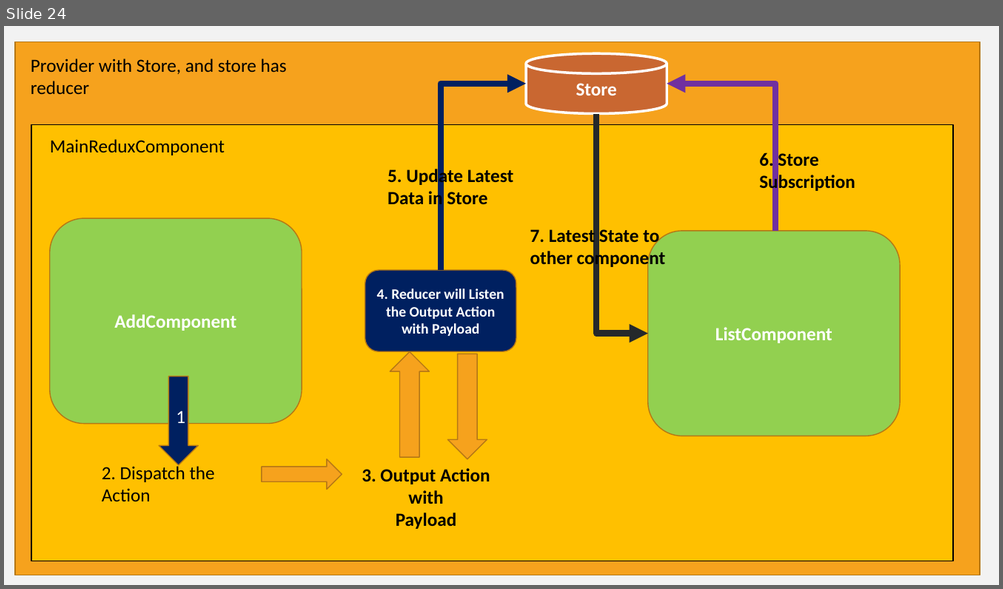
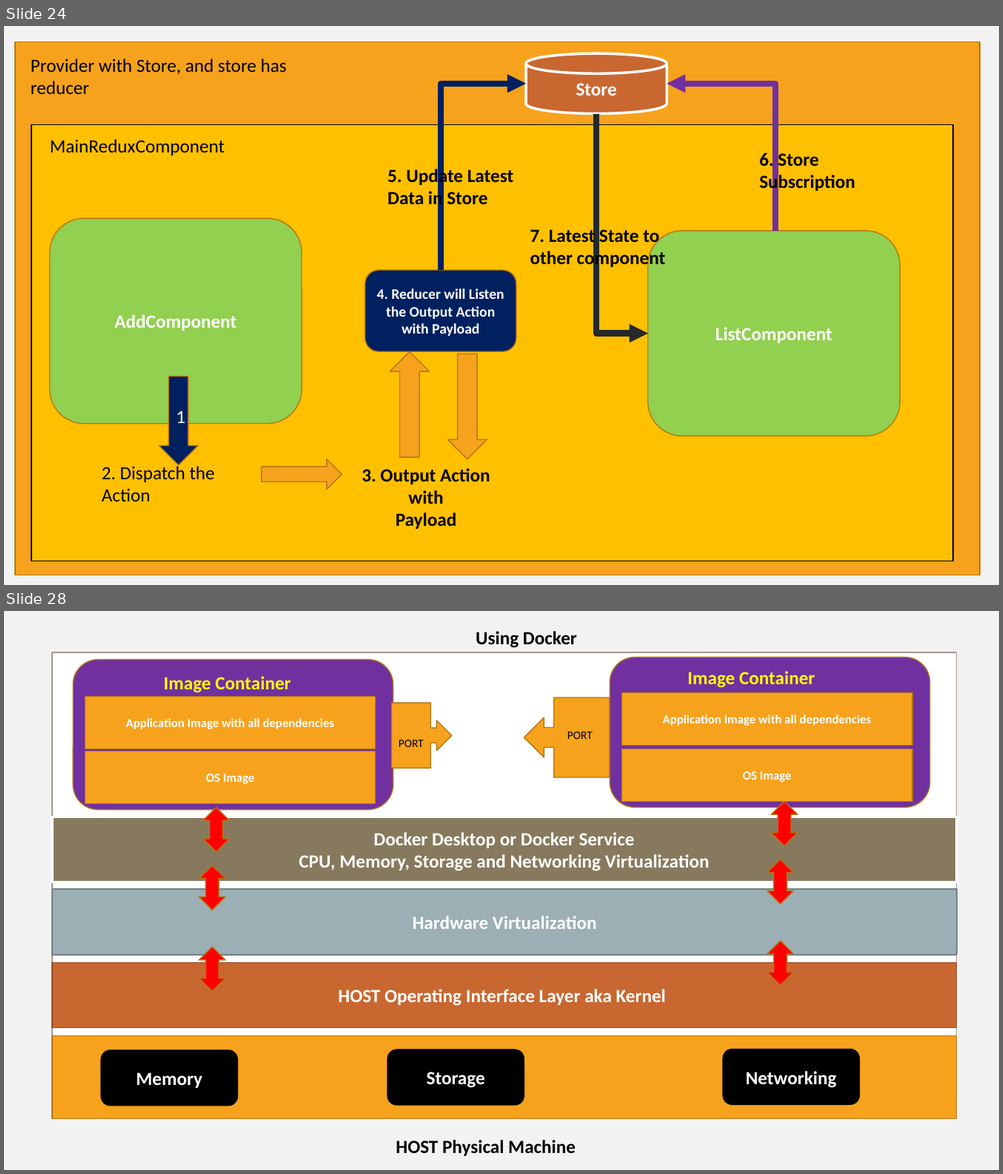
Before and after one commit to Vanshika3003/blaz_march_22, a slide deck: training_images.pptx. Shown one above the other, each under a label of ours: slide 24 before the commit, slides 24 and 28 after it; the slides between them are not shown. The pictures are 1003x589 and 1003x1174 pixels, drawn with LibreOffice and Linux fonts; fonts in the diff are those of the drawing. Boxes give left, top, right and bottom in pixels: in the first picture for what was removed or moved away, otherwise in the second. Text is boxed around its words. In the diff, an @@ line names an element or a change of style, - is before the commit and + after.

```diff
--- a/training_images.pptx
+++ b/training_images.pptx
@@ slide 28 added at box(4, 611, 999, 1170), background #F2F2F2 @@
@@ text added at box(475, 631, 577, 648), 18 pt, text #000000, bold @@
+Using Docker
@@ rectangle added at box(53, 652, 957, 1119), fill #FFFFFF, outline #A0988C 1 pt @@
@@ rounded rectangle added at box(73, 660, 392, 809), fill #7030A0, outline #B67815 1 pt @@
@@ text added at box(164, 676, 290, 693), 18 pt, text #FFFF00, bold @@
+Image Container
@@ rounded rectangle added at box(610, 658, 930, 807), fill #7030A0, outline #B67815 1 pt @@
@@ text added at box(687, 671, 814, 688), 18 pt, text #FFFF00, bold @@
+Image Container
@@ rectangle added at box(85, 697, 375, 749), fill #F6A21D, outline #B67815 1 pt, 12 pt, text #FFFFFF, bold @@
+Application Image with all dependencies
@@ right arrow callout added at box(524, 698, 610, 777), fill #F6A21D, outline #B67815 1 pt @@
@@ rectangle added at box(622, 693, 912, 745), fill #F6A21D, outline #B67815 1 pt, 12 pt, text #FFFFFF, bold @@
+Application Image with all dependencies
@@ right arrow callout added at box(391, 703, 452, 769), fill #F6A21D, outline #B67815 1 pt @@
@@ text added at box(398, 740, 424, 747), 11 pt, text #000000 @@
+PORT
@@ text added at box(567, 732, 592, 739), 11 pt, text #000000 @@
+PORT
@@ rectangle added at box(85, 752, 375, 803), fill #F6A21D, outline #B67815 1 pt, 12 pt, text #FFFFFF, bold @@
+OS Image
@@ rectangle added at box(622, 749, 912, 801), fill #F6A21D, outline #B67815 1 pt, 12 pt, text #FFFFFF, bold @@
+OS Image
@@ up down arrow added at box(203, 807, 229, 852), fill #FF0000, outline #B67815 1 pt @@
@@ up down arrow added at box(771, 801, 797, 846), fill #FF0000, outline #B67815 1 pt @@
@@ rectangle added at box(53, 817, 957, 883), fill #87795D, outline #FFFFFF 2.5 pt, 18 pt, text #FFFFFF, bold @@
+Docker Desktop or Docker Service
+CPU, Memory, Storage and Networking Virtualization
@@ up down arrow added at box(199, 866, 225, 910), fill #FF0000, outline #B67815 1 pt @@
@@ up down arrow added at box(767, 860, 794, 904), fill #FF0000, outline #B67815 1 pt @@
@@ rectangle added at box(53, 890, 957, 956), fill #9BAFB5, outline #738186 1 pt, 18 pt, text #FFFFFF, bold @@
+Virtualization Software e.g. Hyper-V, VMWare, Virtual Box
@@ rectangle added at box(53, 889, 957, 955), fill #9BAFB5, outline #738186 1 pt, 18 pt, text #FFFFFF, bold @@
+Hardware Virtualization
@@ up down arrow added at box(767, 941, 794, 985), fill #FF0000, outline #B67815 1 pt @@
@@ rectangle added at box(53, 963, 957, 1029), fill #C96731, outline #954C24 1 pt, 18 pt, text #FFFFFF, bold @@
+HOST Operating Interface Layer aka Kernel
@@ up down arrow added at box(199, 948, 225, 992), fill #FF0000, outline #B67815 1 pt @@
@@ rectangle added at box(53, 1037, 957, 1119), fill #F6A21D, outline #B67815 1 pt @@
@@ rounded rectangle added at box(101, 1051, 238, 1105), fill #000000, outline #000000 1 pt, 18 pt, text #FFFFFF, bold @@
+Memory
@@ rounded rectangle added at box(387, 1050, 524, 1105), fill #000000, outline #000000 1 pt, 18 pt, text #FFFFFF, bold @@
+Storage
@@ rounded rectangle added at box(723, 1050, 859, 1105), fill #000000, outline #000000 1 pt, 18 pt, text #FFFFFF, bold @@
+Networking
@@ text added at box(395, 1140, 575, 1156), 18 pt, text #000000, bold @@
+HOST Physical Machine
```
Also in this commit, not shown: 3 other slides added, 1 other file.
